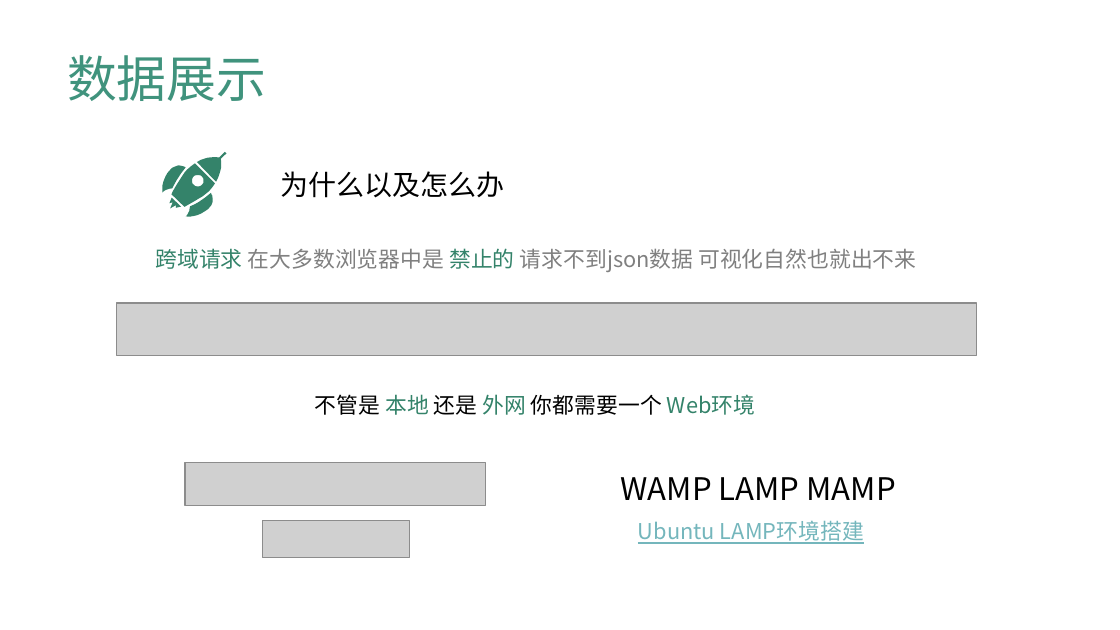
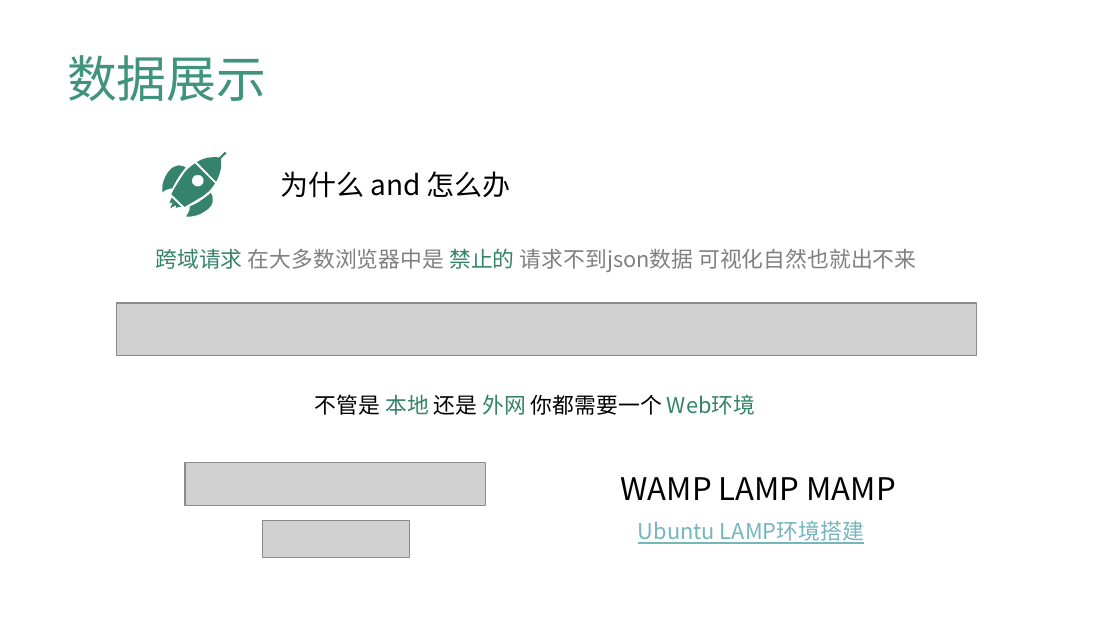
Before and after one commit to Honlan/starwar-visualization, a slide deck: slide 26 of 星战图谱可视化.pptx (slide 25 before the commit). Drawn at 1120x630 pixels with LibreOffice and Linux fonts; fonts in the diff are those of the drawing; grey boxes stand for pictures. Boxes give left, top, right and bottom in pixels: in the first picture for what was removed or moved away, otherwise in the second. Text is boxed around its words. In the diff, an @@ line names an element or a change of style, - is before the commit and + after.

```diff
--- a/星战图谱可视化.pptx
+++ b/星战图谱可视化.pptx
@@ text at [280, 171, 511, 198]: text changed @@
-为什么以及怎么办
+为什么 and 怎么办
```
Also in this commit, not shown: 3 other slides changed, 1 slide added, 28 other files.
